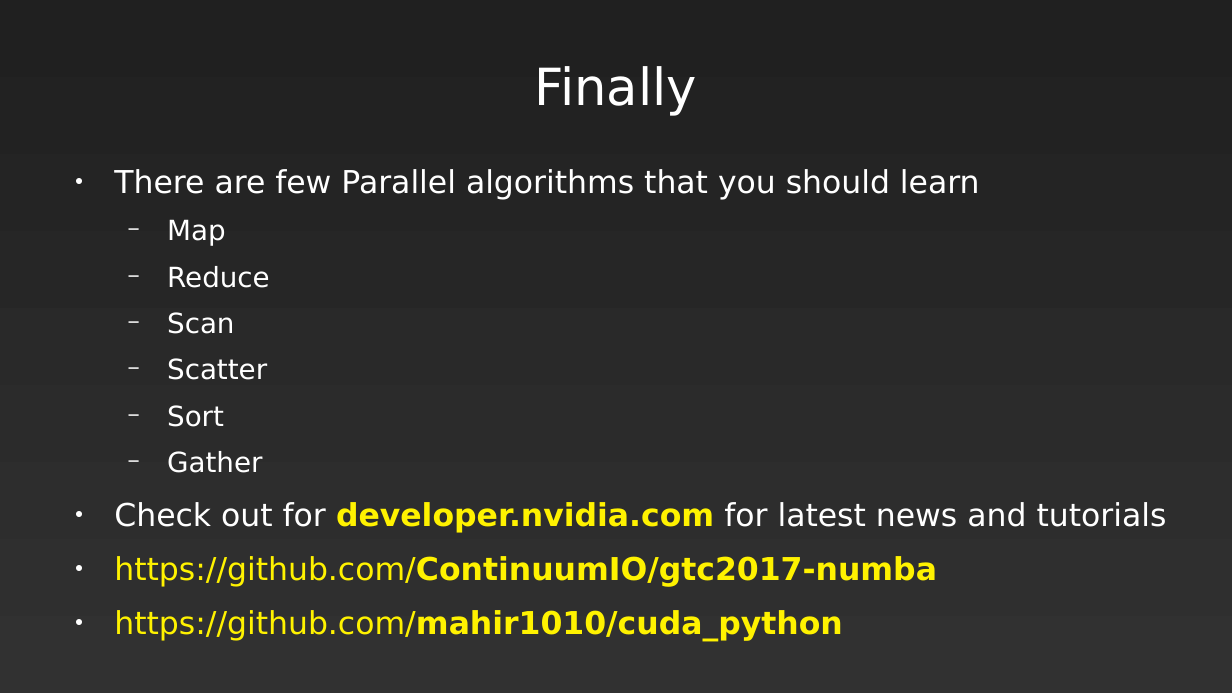
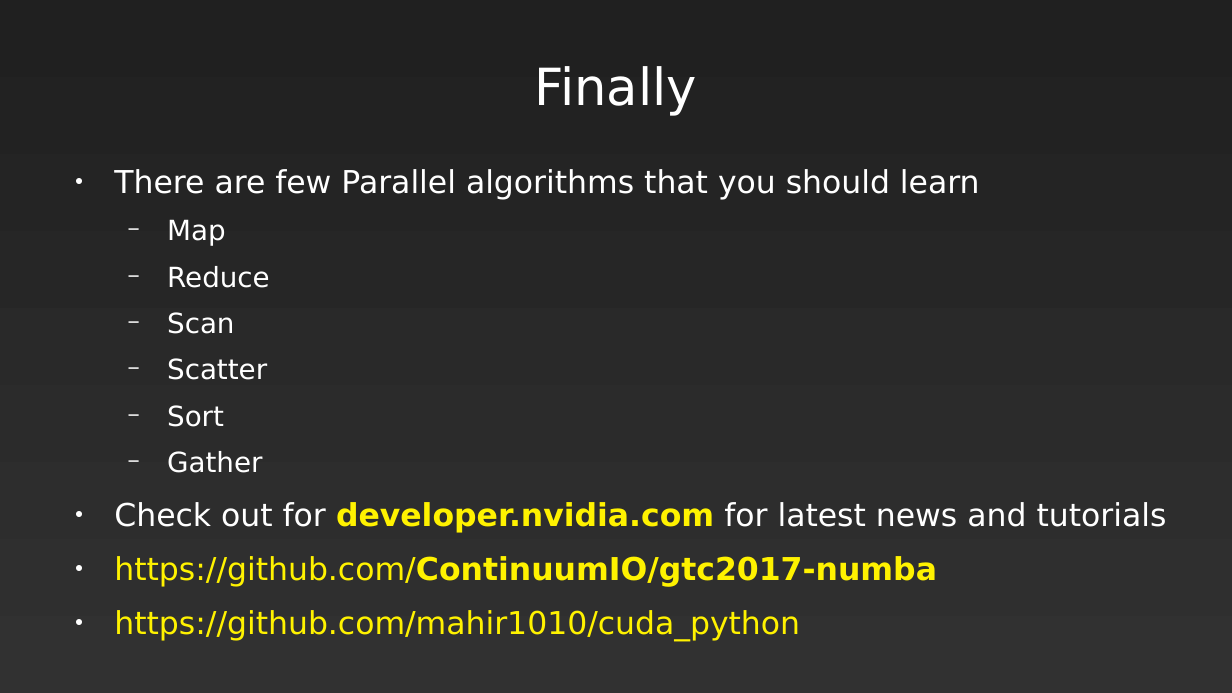
Before and after one commit to mahir1010/cuda_python, a slide deck: slide 16 of Parallel Programming.odp. Drawn at 1232x693 pixels with LibreOffice and Linux fonts; fonts in the diff are those of the drawing. Boxes give left, top, right and bottom in pixels: in the first picture for what was removed or moved away, otherwise in the second. Text is boxed around its words. In the diff, an @@ line names an element or a change of style, - is before the commit and + after.

```diff
--- a/Parallel Programming.odp
+++ b/Parallel Programming.odp
@@ text at (114,610,800,641): bold off in "https://github.com/mahir1010/cuda_python" @@
```
Also in this commit, not shown: 2 other slides changed, 5 other files.
